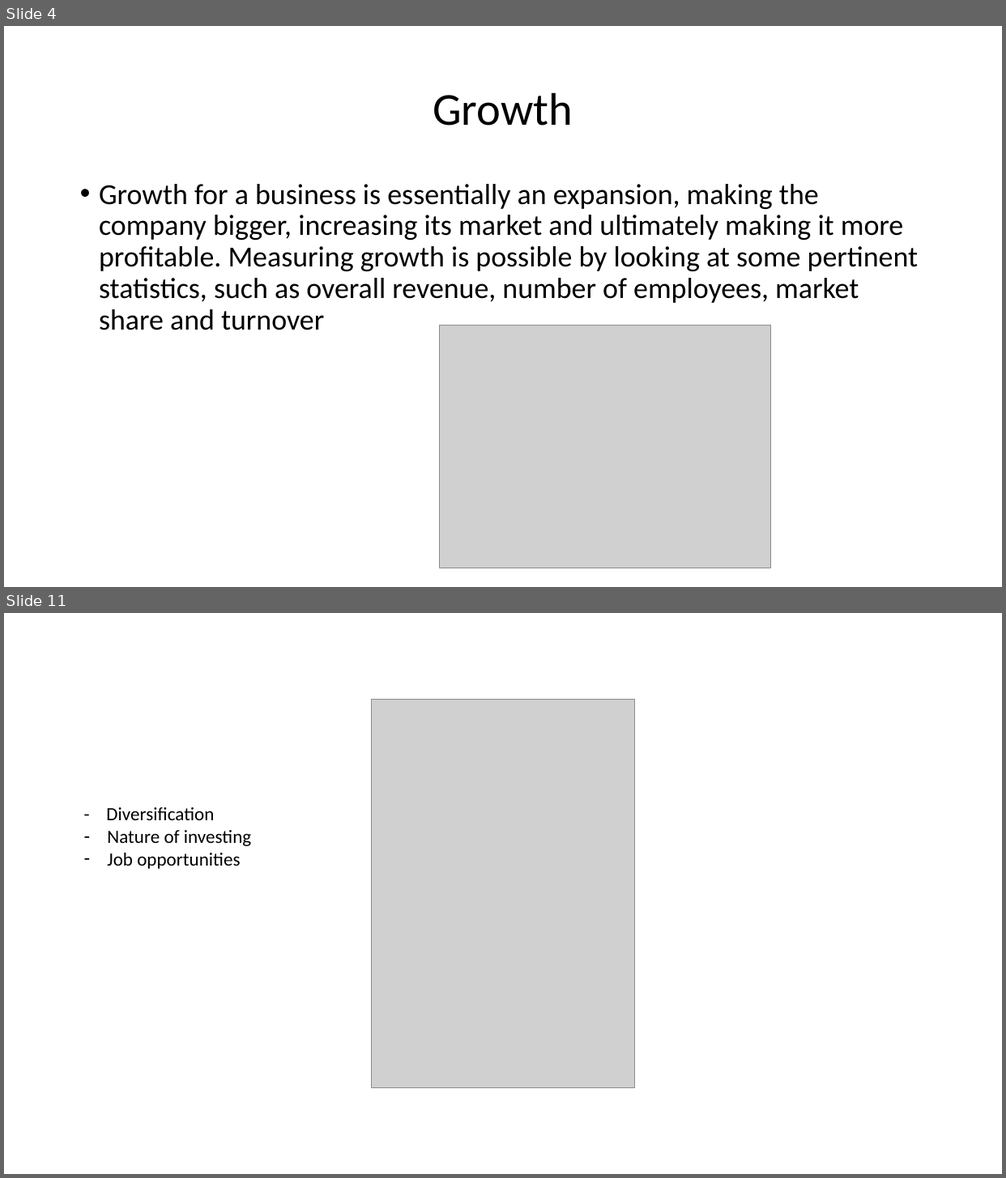
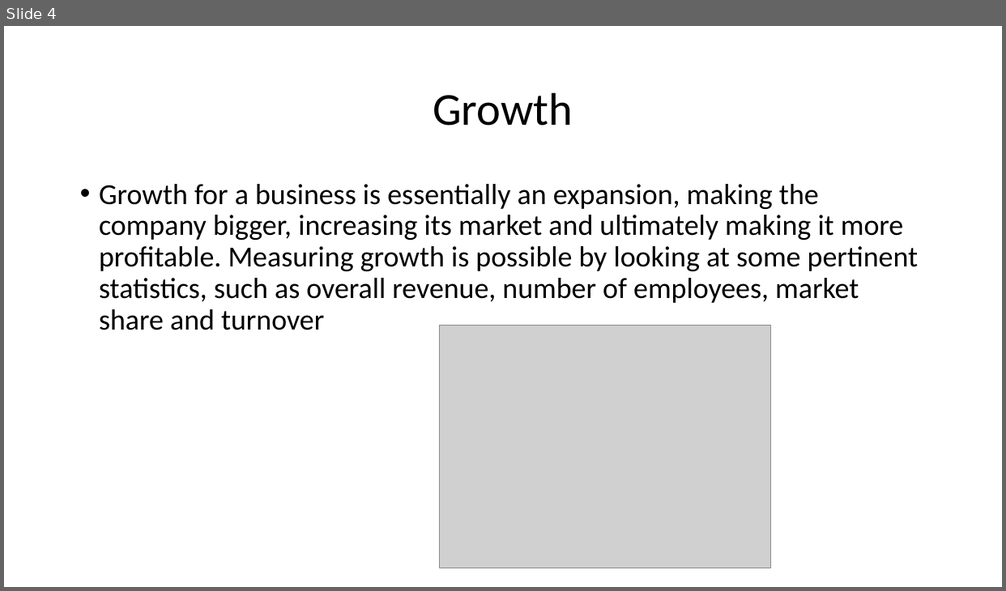
Before and after one commit to jdsipala/seleniumProj, a slide deck: fortune500 presentation.pptx. Shown one above the other, each under a label of ours: slides 4 and 11 before the commit, slide 4 after it; the slides between them are not shown. The pictures are 1006x1178 and 1006x591 pixels, drawn with LibreOffice and Linux fonts; fonts in the diff are those of the drawing; grey boxes stand for pictures. Boxes give left, top, right and bottom in pixels: in the first picture for what was removed or moved away, otherwise in the second. Text is boxed around its words. In the diff, an @@ line names an element or a change of style, - is before the commit and + after.

```diff
--- a/fortune500 presentation.pptx
+++ b/fortune500 presentation.pptx
@@ slide 11 removed at [4, 613, 1002, 1174], background #FFFFFF @@
@@ picture removed at [372, 699, 635, 1088] @@
@@ text removed at [106, 807, 251, 869] @@
-- Diversification
-– Nature of investing
-– Job opportunities
```
Also in this commit, not shown: 3 slides changed, 4 slides added, 3 other slides removed.
